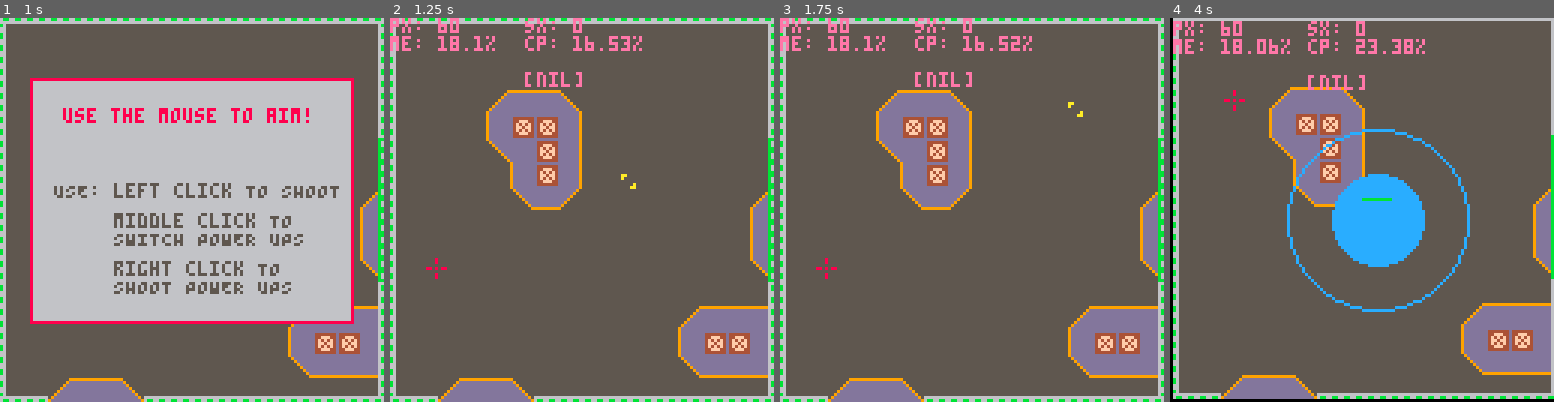
Above: before the commit, frames 1-4 (left to right).
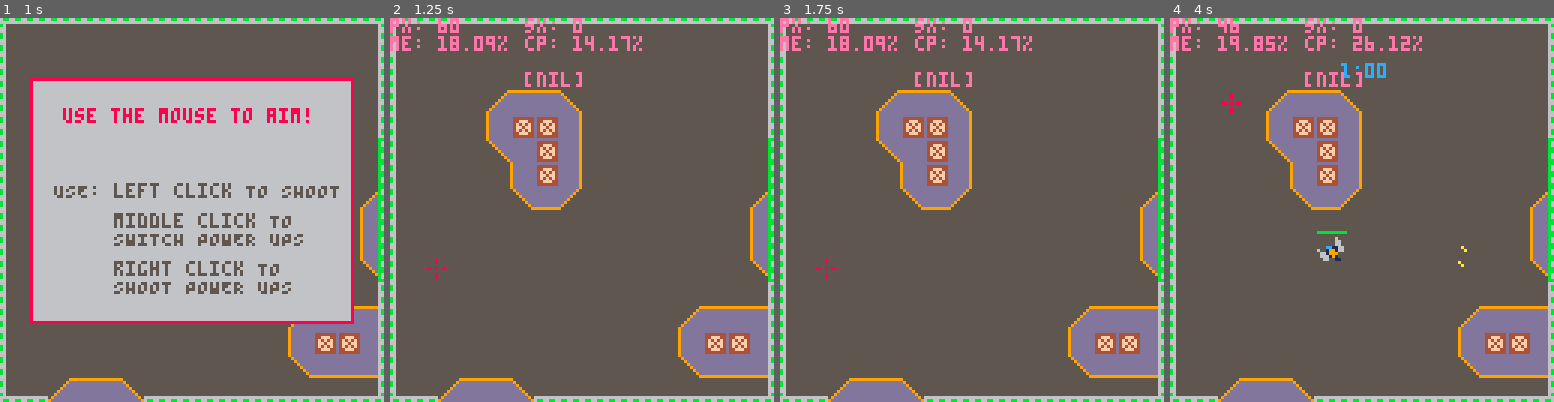
Above: after the commit, the same moments.

Repository: kbrewington/Negation
Game: PICO-8 cartridge negation.p8
Two runs of this game, one before a commit and one after it. Both use one fixed random seed, a clock stepped at 60 frames per second and the inputs below.
Inputs (mouse positions are in pixels of both pictures, inside the frame that each line leads up to):
- Up to frame 1 (1 s): tap X (X key) at 0.33 s; click (280, 121) at 0.67 s; tap O (Z key) at 0.7 s
- Up to frame 2 (1.25 s): tap X (X key) at 1.07 s; click (436, 267) at 1.22 s
- Up to frame 3 (1.75 s): hold Right from 1.6 s (still down); tap O (Z key) at 1.7 s
- Up to frame 4 (4 s): click (1277, 114) at 1.77 s; tap X (X key) at 1.85, 2.97 s; release Right at 2.1 s; tap O (Z key) every 0.4 s from 2.1 to 3.7 s; hold Up 2.15-2.42 s; click (1342, 259) at 2.32 s; hold Right 2.47-3.03 s; click (1404, 106) at 2.87 s; hold Left 3.08-3.58 s; click (1465, 256) at 3.42 s; hold Down 3.63-3.97 s; click (1231, 102) at 3.97 s

Frame 1 is identical in both runs. In frame 2, 0.3% of the frame differs, in the area x 21-65%, y 4-45%; in frame 3, 0.3%; in frame 4, 18%, in the area x 0-100%, y 0-100%.

Commit message:
"Fixed" bullet collision. Better fix soon. Added some dialog changes. X button will now skip teleport animations.

Diff:
--- a/negation.p8
+++ b/negation.p8
@@ -151,7 +151,7 @@
   e.destroy_anim_length, e.destroyed_step, e.drop_prob, e.shoot_distance = 15, 0, 100, 50
   e.destroy_sequence = {135, 136, 135}
   e.drops = {32, 33, 48, 49} -- sprites of drops
-  e.explode_distance, e.explode_wait, e.explode_step, e.fire_rate = 15, 15, 0, 10
+  e.explode_distance, e.explode_wait, e.explode_step, e.fire_rate = 15, 15, 0, 20
   e.exploding, e.dont_move, e.size, e.sprite, e.speed, e.type = false, false, 8, 132, .35, type
 
   e.update_xy = function()
@@ -192,7 +192,7 @@
 function bullet(startx, starty, angle, sprite, friendly, shotgun)
   local b = {}
   b.x, b.y, b.angle, b.sprite, b.friendly, b.duration = startx, starty, angle, sprite, friendly, 15
-  b.shotgun, b.speed, b.acceleration, b.current_step, b.max_anim_steps, b.rocket, b.size = (shotgun or false), 2, 0, 0, 5, false, 3
+  b.shotgun, b.speed, b.acceleration, b.current_step, b.max_anim_steps, b.rocket, b.size = (shotgun or false), 2, 0, 0, 5, false, 8
 
   if (b.sprite == 48) b.acceleration, b.max_anim_steps, b.rocket = 0.5, 15, true
 
@@ -361,7 +361,7 @@
 end
 
 function ent_collide(firstent, secondent)
-  secondent = secondent or player
+  --secondent = secondent or player
   offset = (firstent == player) and 4 or 0
   return (firstent.x + offset > secondent.x + level_sx + secondent.size or firstent.x + offset + firstent.size < secondent.x + level_sx
     or firstent.y + offset > secondent.y + secondent.size or firstent.y + offset + firstent.size < secondent.y) == false
@@ -737,7 +737,7 @@
 
 function gameflow()
   -- start game
-  drawcontrols = true
+  drawcontrols, wait.controls = true, true
   level_sprites = { 239, 0, 0,
                     239, 15*8, 0,
                     238, 0*8, 15*8,
@@ -760,7 +760,7 @@
   --timers["leftclick"] = 1
   yield()
 
-  drawcontrols = false
+  drawcontrols, wait.controls = false, false
   music(11,1)
 
   --wait.controls = true -- stop player controls
@@ -773,10 +773,10 @@
   drawdialog = true -- show seraph's dialog
   yield()
 
-  titlescreen = true -- stop showing titlescreen
+  --titlescreen = true -- stop showing titlescreen
 
   seraph = {} -- reset seraph table to defaults
-  seraph.text = "ALRIGHT, I SEE A DOOR. GIVE MEA MINUTE AND I'LL TRY AND OPENIT."
+  seraph.text = "I SEE A DOOR. GIVE ME A MINUTEAND I'LL TRY AND OPEN IT."
   drawdialog = true -- show seraph's dialog
   --wait.controls = true -- stop player controls
   yield()
@@ -796,7 +796,7 @@
   spawn_enemies = false
 
   seraph = {}
-  seraph.text = "OKAY, THAT SHOULD DO-"
+  seraph.text = "OKAY, THAT SHOULD DO *static* INCOM-*static* BIG *static*..."
   drawdialog = true
   --wait.controls = true
   yield()
@@ -1280,8 +1280,15 @@
   --[[
     x button
   ]]
-  if (btnp(c.x_button)) and not level_change and #tele_animation == 0 then
+  if (btnp(c.x_button)) and not level_change then
+    --   e.anim_length = 90
+    --   e.anim_step = 0
+    for t in all(tele_animation) do
+      t.anim_step = t.anim_length
+    end
     coresume(game)
+  elseif level_change then
+    kill_all_enemies()
   end --end x button
 
   --player.x = player.x - player.current_speed * sin((player_angle - player_turn) / 360)
@@ -1372,7 +1379,7 @@
 
     if e ~= nil then
       -- if time_diff(player.last_hit, player_immune_time) and ent_collide(e) then
-      if timers["playerlasthit"] == 0 and ent_collide(e) then
+      if timers["playerlasthit"] == 0 and ent_collide(player, e) then
         if player_shield <= 0 then
           player_health -= 1
           sfx(2,2)
@@ -1426,7 +1433,7 @@
   foreach(destroyed_enemies, step_destroy_animation)
 
   for d in all(dropped) do
-    if ent_collide(d) then
+    if ent_collide(player, d) then
       if d.type == "heart" and player_health < player_max_health then
         player_health = min(player_max_health, player_health+3)
         sfx(7,1)
@@ -1713,7 +1720,7 @@
 
 __gff__
 0001000000000101000000000000000000000000000000000000000000000000000000000001000000000000000000000000000000000000000000000100000000000000000000000000000000000000000000000000000000000000000000000000000000000000000000000000000000000000000000000000000000000000
-0000000000000000000000000000000000000000000000000000000000000000000000000000000000000000000001000000000000000000000000000000000000000000000000000000000000000000000202000000000000000000000000000000020000000000000000000000000000000000000000000000000100000000
+0000000000000000000000000000000000000000000000000000000000000000000000000000000000000000000001000000000000000000000000000000000000000002020202020002020000000000000202000200000000000002000000000000020000000000000000000000000000000000000000000000000100000000
 __map__
 feefefefefefefefefefefefefefeffffefafa03ccc5dbdbdbd4dbdbdbd4dbc3dcc1dcdce0e0e1f0f0f0f0f0f0f0f0f0e8e8e8e8e8e8e8d2d2d2d2d2d203030303e403d2d2d2d2d2000000000000000000000303f4f3f4f3f9f90303f403030303f400fc03d2d2d2030303e4ebd2d20303f30300000000000000000000000000
 fe0303030303030303030303030303fffefafa03ccc5dbd4dbdbd4dbd4dbc6dcdcdcdce0e1f0f0f0f0f1f0f0f0f0f1f0f8d503030303d8d2d2d203030303e303dac80303c8d2d2d20000000000000000000003f9c0c0f3f403c003030303030303f300d503030303030303e3e9d2d203cbf40300000000000000000000000000
